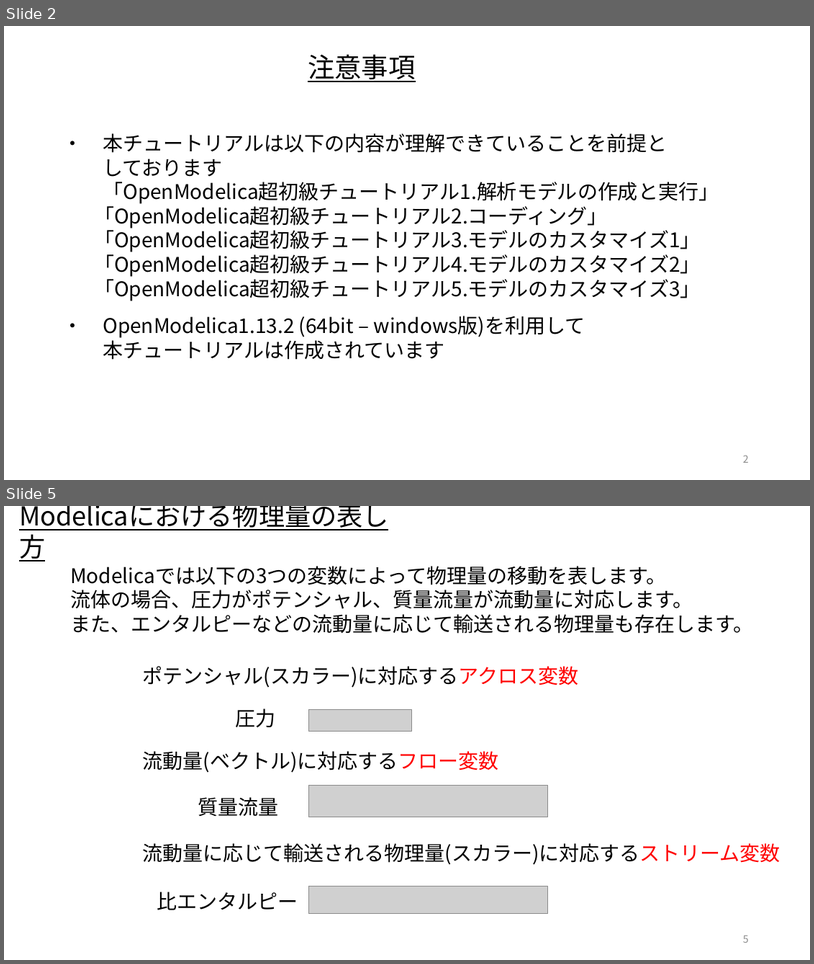
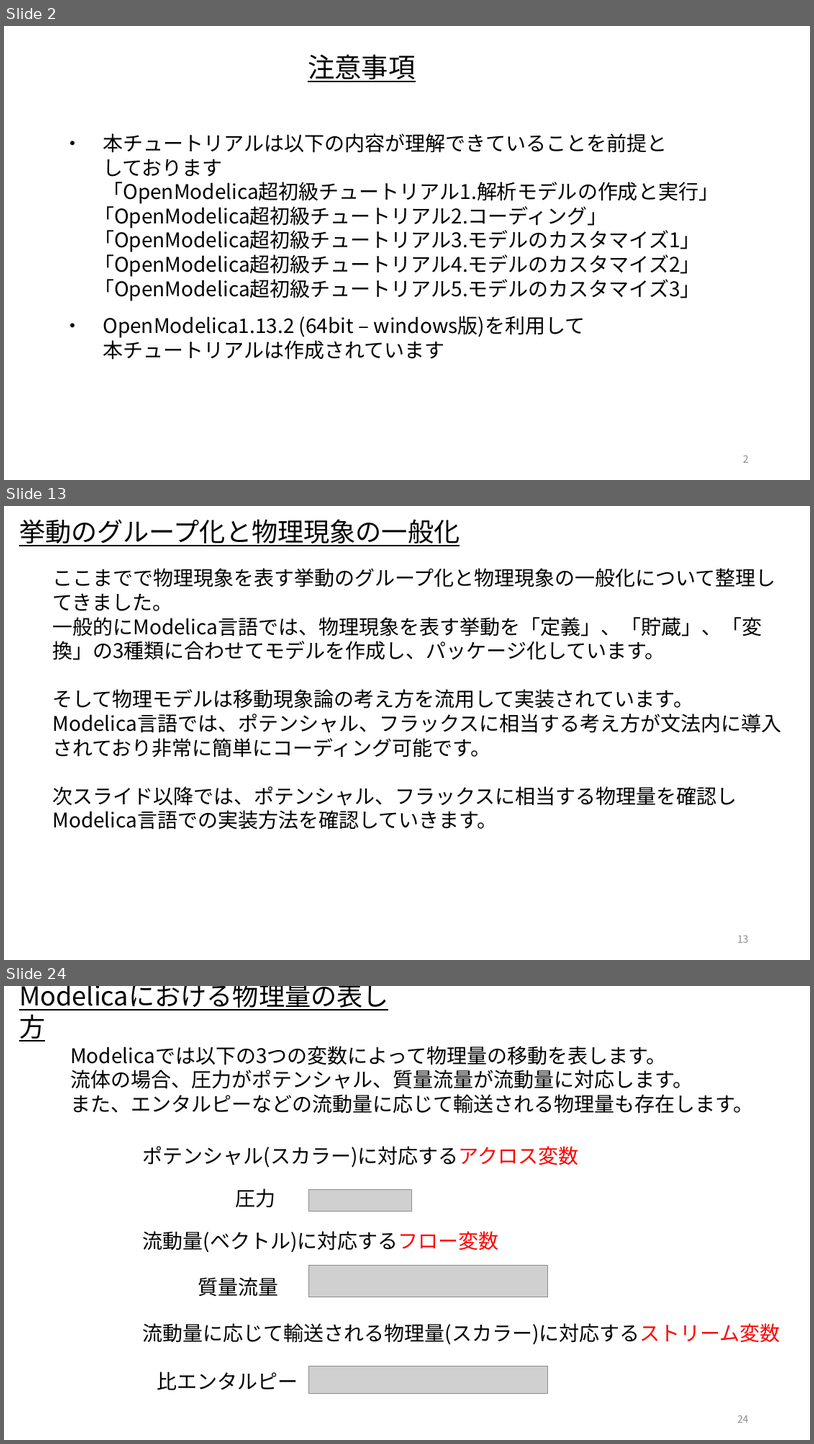
Before and after one commit to cubakija/OpenModelica_Tutorials_Ja, a slide deck: Dev/7_PhysicsDomainModel/OpenModelica_Tutorials_7_PlantModel.pptx. Shown one above the other, each under a label of ours: slides 2 and 5 before the commit, slides 2, 13 and 24 after it; the slides between them are not shown. The pictures are 814x964 and 814x1444 pixels, drawn with LibreOffice and Linux fonts; fonts in the diff are those of the drawing; grey boxes stand for pictures. Boxes give left, top, right and bottom in pixels: in the first picture for what was removed or moved away, otherwise in the second. Text is boxed around its words. In the diff, an @@ line names an element or a change of style, - is before the commit and + after.

Commit message:
作成中のプラントモデル資料をアップ

```diff
--- a/Dev/7_PhysicsDomainModel/OpenModelica_Tutorials_7_PlantModel.pptx
+++ b/Dev/7_PhysicsDomainModel/OpenModelica_Tutorials_7_PlantModel.pptx
@@ slide 13 added at box(4, 506, 810, 960), background #FFFFFF @@
@@ text added at box(19, 519, 460, 546), 31 pt, text #000000, underline @@
+挙動のグループ化と物理現象の一般化
@@ text added at box(52, 568, 782, 829), 24 pt, text #000000 @@
+ここまでで物理現象を表す挙動のグループ化と物理現象の一般化について整理してきました。
+一般的にModelica言語では、物理現象を表す挙動を「定義」、「貯蔵」、「変換」の3種類に合わせてモデルを作成し、パッケージ化しています。
+そして物理モデルは移動現象論の考え方を流用して実装されています。
+Modelica言語では、ポテンシャル、フラックスに相当する考え方が文法内に導入されており非常に簡単にコーディング可能です。
+次スライド以降では、ポテンシャル、フラックスに相当する物理量を確認しModelica言語での実装方法を確認していきます。
@@ page number added at box(738, 934, 749, 942), 12 pt, text #8C8C8C @@
+13
@@ what was slide 5 is now slide 24 @@
@@ page number at box(738, 1414, 749, 1422): text changed @@
-5
+24
```
Also in this commit, not shown: 7 slides changed, 59 other slides added, 1 slide removed.
